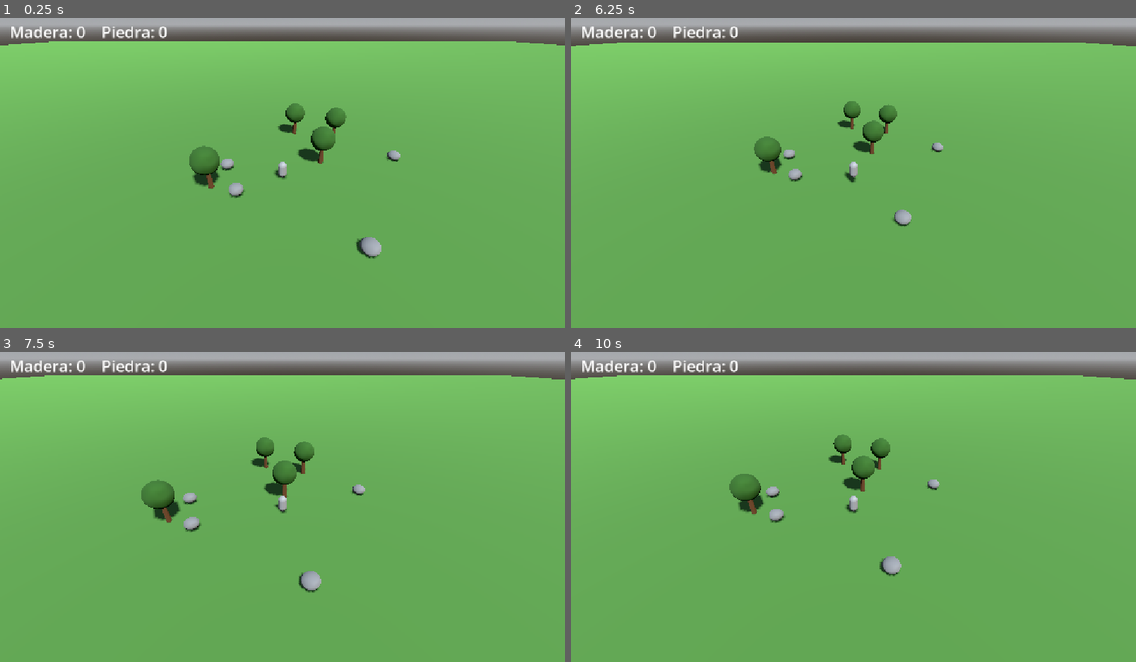
Above: before the commit, frames 1-4 (two rows, left to right).
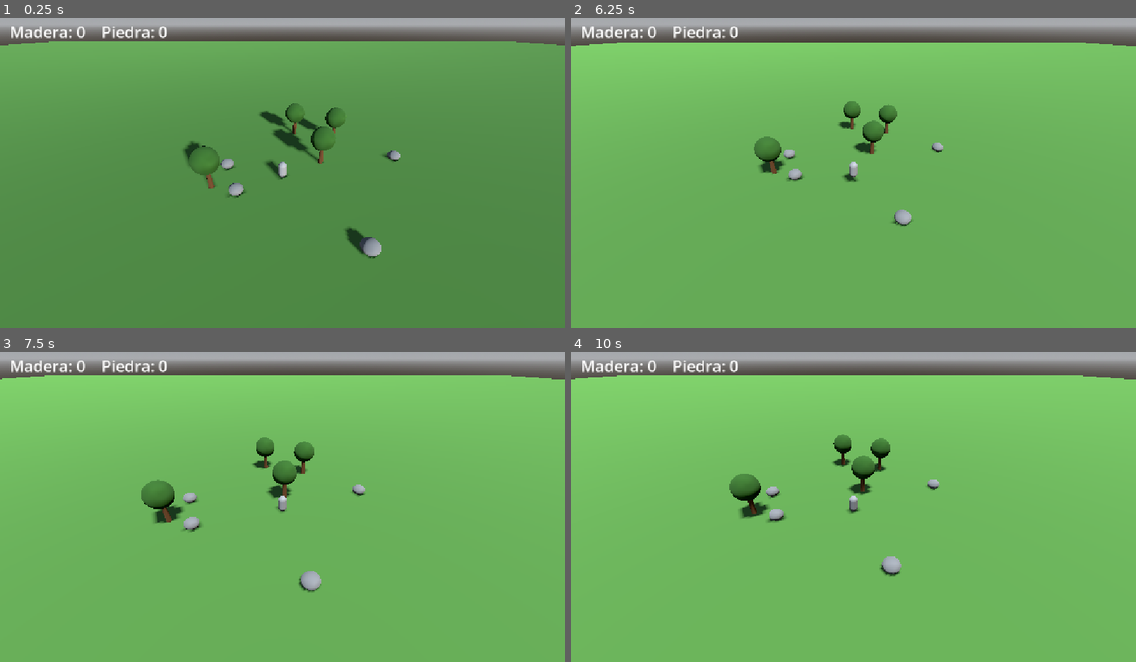
Above: after the commit, the same moments.

Repository: SergioC246/Wildborn
Game: Godot game, scene res://mundo.tscn
The game is run twice, just before and just after one commit, with the same random seed, the same clock (stepped at 60 frames per second) and the same inputs.
Inputs:
- Up to frame 1 (0.25 s): no input
- Up to frame 2 (6.25 s): hold D (mover_derecha) 0.53-1.28 s; tap B (construir) every 1.5 s from 0.6 to 5.1 s; tap Space (saltar) at 0.77, 1.52, 3.02, 3.77, 4.52, 6.02 s; hold S (mover_atras) 1.28-2.03 s; tap E (interactuar) every 1.5 s from 1.35 to 5.85 s; hold D (mover_derecha) 2.03-2.78 s; hold W (mover_adelante) 2.78-3.53 s; hold A (mover_izquierda) 3.53-5.03 s; hold S (mover_atras) 5.03-5.78 s; hold D (mover_derecha) from 5.78 s (still down)
- Up to frame 3 (7.5 s): release D (mover_derecha) at 6.53 s; hold W (mover_adelante) 6.53-7.28 s; tap B (construir) at 6.6 s; tap Space (saltar) at 6.77 s; hold D (mover_derecha) from 7.28 s (still down); tap E (interactuar) at 7.35 s
- Up to frame 4 (10 s): tap Space (saltar) at 7.52, 9.02, 9.77 s; release D (mover_derecha) at 8.03 s; hold S (mover_atras) 8.03-8.78 s; tap B (construir) at 8.1, 9.6 s; hold A (mover_izquierda) 8.78-9.53 s; tap E (interactuar) at 8.85 s; hold W (mover_adelante) from 9.53 s (still down)

The runs differ from the first frame. In frame 1, 91% of the frame differs, in the area x 0-100%, y 7-100%; in frame 2, 0.2%; in frame 3, 0.5%; in frame 4, 0.9%.

Commit message:
Ciclo de dia y noche con luna y crepusculo

Diff:
--- /dev/null
+++ b/ciclo_dia.gd
@@ -0,0 +1,33 @@
+extends DirectionalLight3D
+
+@export var duracion_dia: float = 60.0
+@export var hora_inicial: float = 0.3
+@export var brillo_luna: float = 0.4
+@export var brillo_minimo_noche: float = 0.15
+
+var tiempo: float
+@onready var entorno: Environment = $"../WorldEnvironment".environment
+@onready var luna: DirectionalLight3D = $"../Luna"
+
+
+func _ready() -> void:
+	tiempo = hora_inicial
+
+
+func _process(delta: float) -> void:
+	tiempo = fmod(tiempo + delta / duracion_dia, 1.0)
+	rotation_degrees.x = 90.0 - tiempo * 360.0
+
+	# La luna siempre está en el lado opuesto del cielo
+	luna.rotation_degrees.x = rotation_degrees.x + 180.0
+	luna.rotation_degrees.y = rotation_degrees.y
+
+	var altura = -sin(deg_to_rad(rotation_degrees.x))
+	var luz_dia = smoothstep(-0.2, 0.3, altura)
+	var luz_noche = 1.0 - smoothstep(-0.3, 0.2, altura)
+
+	light_energy = luz_dia
+	luna.light_energy = luz_noche * brillo_luna
+
+	entorno.background_energy_multiplier = lerp(brillo_minimo_noche, 1.0, luz_dia)
+	entorno.ambient_light_energy = lerp(brillo_minimo_noche, 1.0, luz_dia)
--- a/mundo.tscn
+++ b/mundo.tscn
@@ -1,6 +1,7 @@
 [gd_scene format=3 uid="uid://b3w2bqp0u2ec7"]
 
 [ext_resource type="PackedScene" uid="uid://bt86jijflvhij" path="res://jugador.tscn" id="1_6ba58"]
+[ext_resource type="Script" uid="uid://ko47hqrhenvs" path="res://ciclo_dia.gd" id="1_otwa2"]
 [ext_resource type="PackedScene" uid="uid://q5wxdp1tdkxq" path="res://arbol.tscn" id="2_lgngo"]
 [ext_resource type="PackedScene" uid="uid://bhddpswqiqe3d" path="res://roca.tscn" id="3_fw4w5"]
 
@@ -42,6 +43,7 @@
 [node name="Sol" type="DirectionalLight3D" parent="." unique_id=1148715595]
 transform = Transform3D(0.8660254, -0.38302222, 0.32139382, 0, 0.64278764, 0.76604444, -0.5, -0.66341394, 0.5566704, 0, 0, 0)
 shadow_enabled = true
+script = ExtResource("1_otwa2")
 
 [node name="Jugador" parent="." unique_id=824565509 instance=ExtResource("1_6ba58")]
 
@@ -71,3 +73,8 @@
 
 [node name="Roca4" parent="." unique_id=1097749304 instance=ExtResource("3_fw4w5")]
 transform = Transform3D(1, 0, 0, 0, 1, 0, 0, 0, 1, 15, 0, -4)
+
+[node name="Luna" type="DirectionalLight3D" parent="." unique_id=96252657]
+light_color = Color(0.6666667, 0.76862746, 1, 1)
+light_energy = 0.0
+shadow_enabled = true
Not shown, added: ciclo_dia.gd.uid
